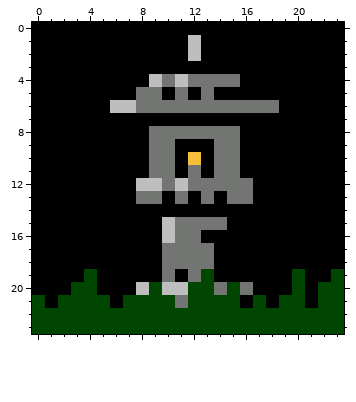
Pixel-art sprite: gamemelon/debug/images/grave/cell_03.png. Above: the version before the commit.
The file is 24x24 pixels.
Once edited:
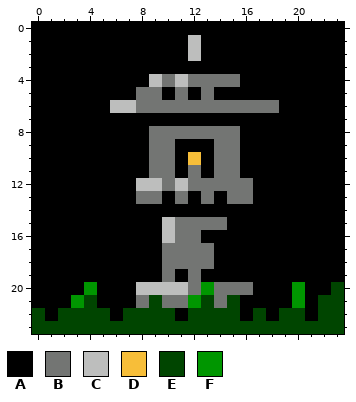
Palette (. is transparent): A #000000  B #737573  C #bdbebd  D #f7be39  E #004500  F #009600
Changes in this commit:
y 19: x 4 E -> A; x 13 E -> A; x 20 E -> A; x 23 E -> A
y 20: x 3..4 EE -> AF; x 9 E -> C; x 12..13 EE -> BF; x 15 E -> B; x 20 E -> F; x 22 E -> A
y 21: x 0 E -> A; x 2..3 EE -> AF; x 5 E -> A; x 7..8 EE -> AB; x 10 E -> B; x 12 E -> F; x 14 E -> B; x 17 E -> A; x 19..20 EE -> AF
y 22: x 1 E -> A; x 6 E -> A; x 11 E -> A; x 16 E -> A; x 18 E -> A; x 21 E -> A
Changed places in both pictures, as pixel boxes (x1, y1, x2, y2):
changed: (32, 269, 344, 321)
